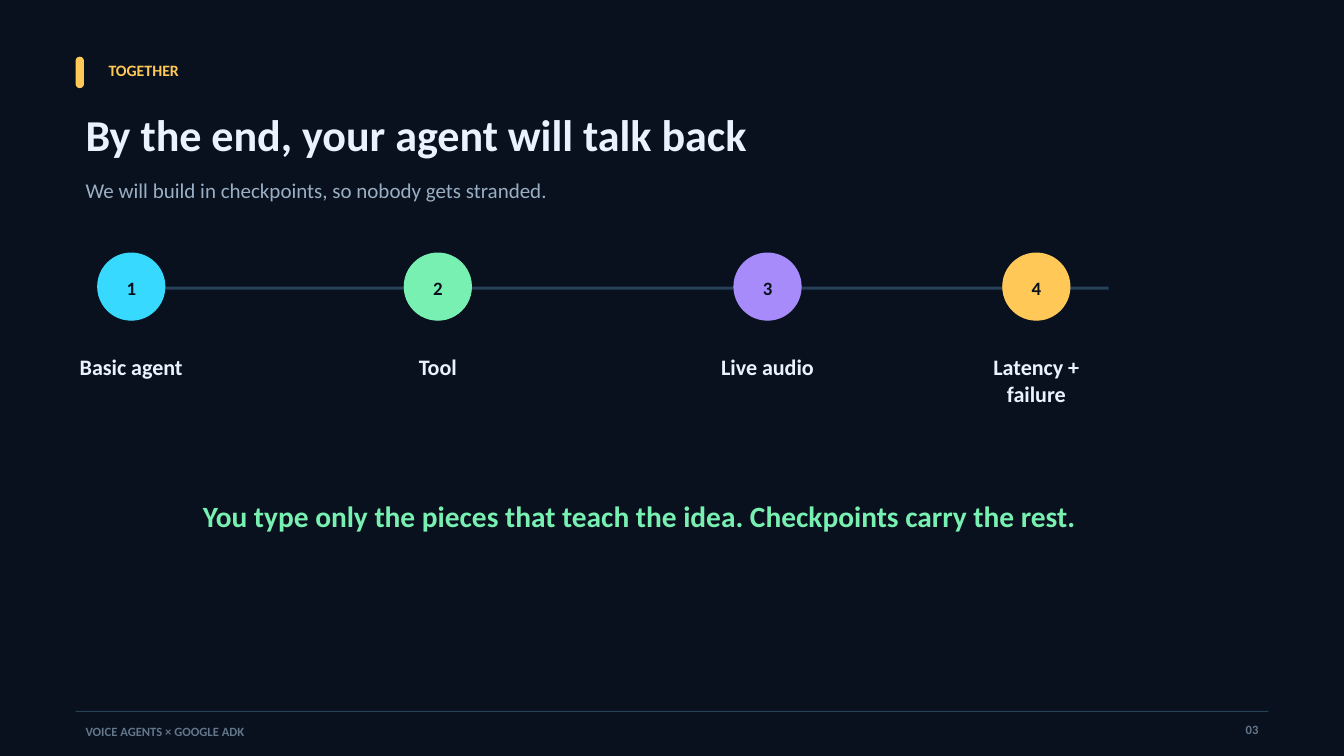
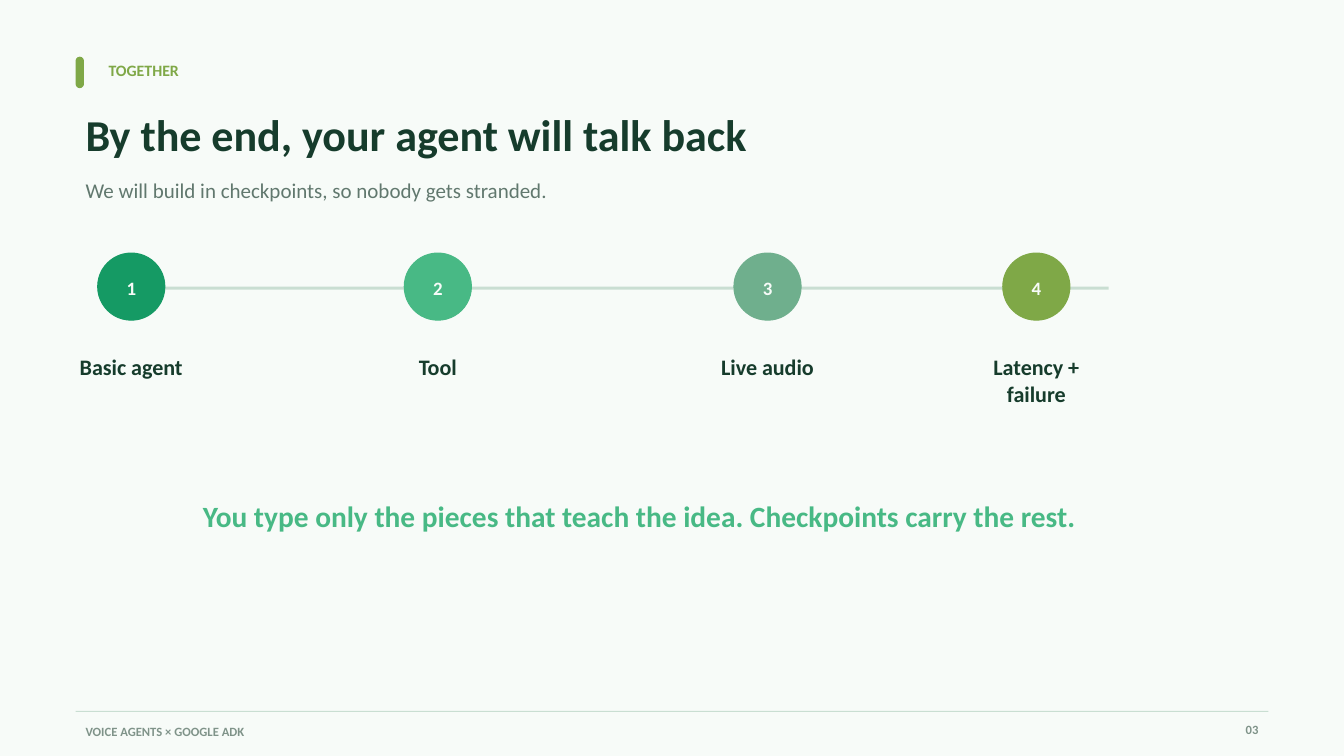
Before and after one commit to aswincsekar/adk-voice-workshop, a slide deck: slide 3 of slides/google-adk-voice-agents-workshop.pptx. Drawn at 1344x756 pixels with LibreOffice and Linux fonts; fonts in the diff are those of the drawing. Boxes give left, top, right and bottom in pixels: in the first picture for what was removed or moved away, otherwise in the second. Text is boxed around its words. In the diff, an @@ line names an element or a change of style, - is before the commit and + after.

Commit message:
Restyle workshop deck with light green theme

```diff
--- a/slides/google-adk-voice-agents-workshop.pptx
+++ b/slides/google-adk-voice-agents-workshop.pptx
@@ background #08111D to #F7FBF8 @@
@@ rounded rectangle at <box>76,56,84,88</box>: fill #FFC857 to #7FA847 @@
@@ text "TOGETHER" at <box>109,65,179,76</box>: text colour #FFC857 to #7FA847 @@
@@ text "We will build in checkpoints, ..." at <box>86,183,547,202</box>: text colour #9AAEC4 to #61786E @@
@@ ellipse at <box>98,253,165,321</box>: fill #38D9FF to #159A64; outline #38D9FF 0.75 pt to #159A64 0.75 pt @@
@@ ellipse at <box>404,253,472,321</box>: fill #78F0B2 to #48B985; outline #78F0B2 0.75 pt to #48B985 0.75 pt @@
@@ ellipse at <box>734,253,802,321</box>: fill #A78BFA to #6FAF8D; outline #A78BFA 0.75 pt to #6FAF8D 0.75 pt @@
@@ ellipse at <box>1003,253,1071,321</box>: fill #FFC857 to #7FA847; outline #FFC857 0.75 pt to #7FA847 0.75 pt @@
@@ rectangle at <box>132,286,1109,289</box>: fill #274158 to #C9DED2 @@
@@ text colour #08111D to #F7FBF8 in 4 elements at <box>127,282,137,295</box>, <box>433,282,443,295</box>, <box>763,282,773,295</box>, <box>1032,282,1042,295</box> @@
@@ text colour #EAF2FF to #163C2C in 5 elements at <box>86,120,747,159</box>, <box>80,359,182,379</box>, <box>419,359,457,375</box>, <box>721,359,814,375</box>, <box>993,360,1066,402</box> @@
@@ text "You type only the pieces ..." at <box>203,506,1075,532</box>: text colour #78F0B2 to #48B985 @@
@@ rectangle at <box>76,711,1268,712</box>: fill #274158 to #C9DED2 @@
@@ text "03" at <box>1246,726,1259,734</box>: text colour #63768B to #7F9389 @@
@@ text "VOICE AGENTS × GOOGLE ADK" at <box>86,728,245,736</box>: text colour #63768B to #7F9389 @@
```
Also in this commit, not shown: 17 other slides changed.
